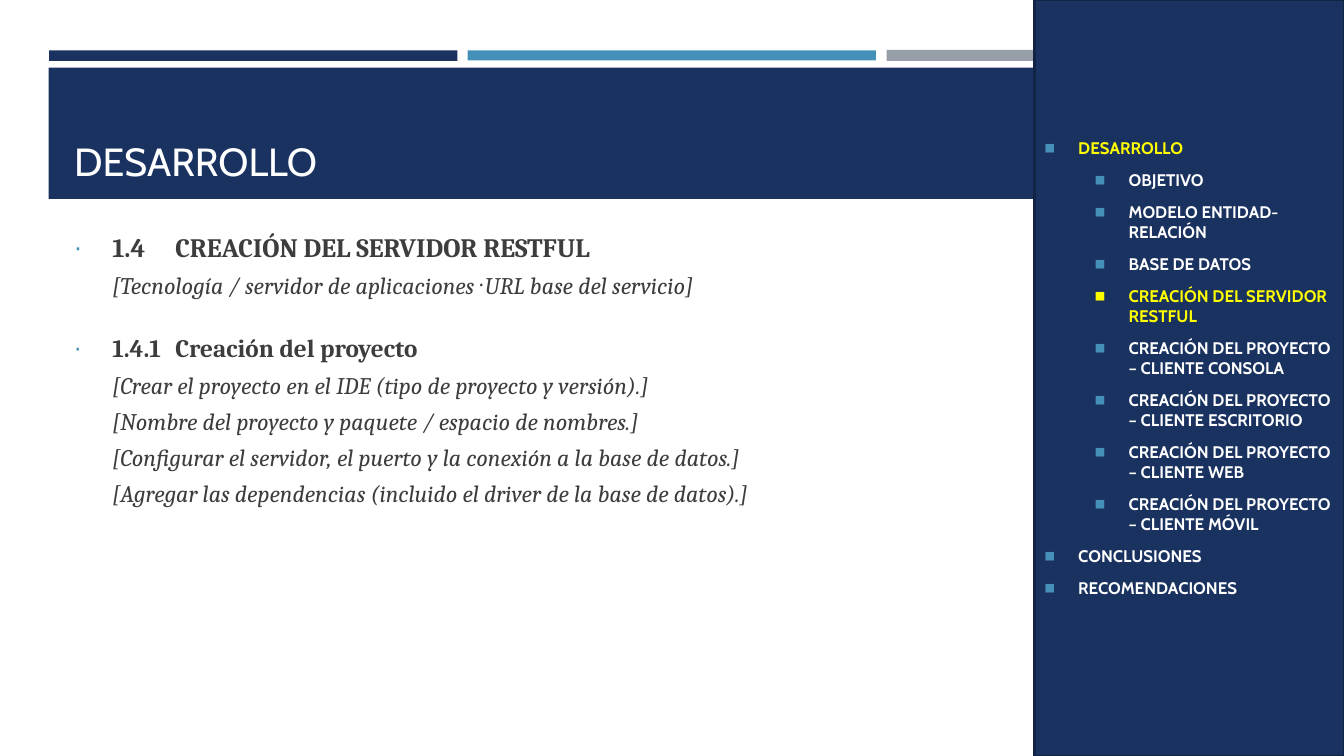
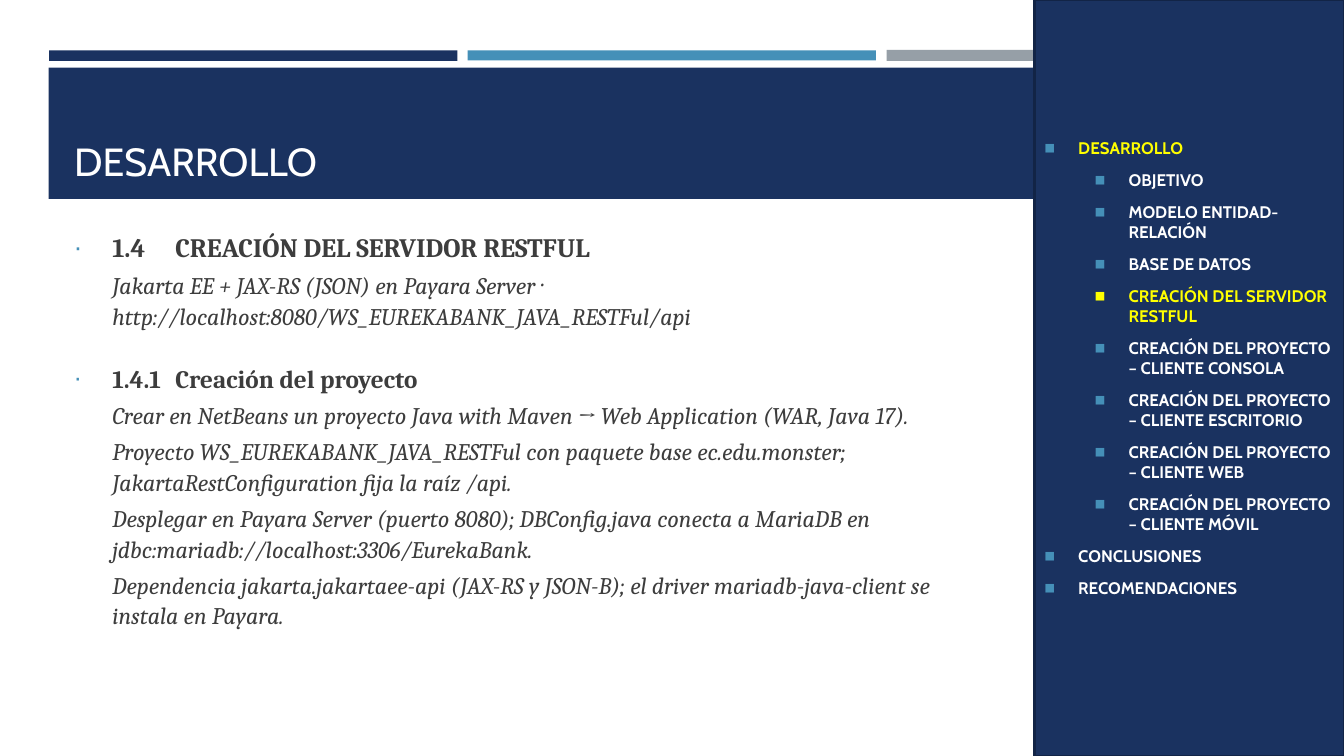
Before and after one commit to IMarcusDev/TI.1.3.-PAO202651_RESTFUL_JAVA_CONBDD_NRC36883_GR04, a slide deck: slide 6 of 05. DOCUMENTACION/PRESENTACION TI.1.3. RESTFUL con BDD en JAVA GR4.pptx. Drawn at 1344x756 pixels with LibreOffice and Linux fonts; fonts in the diff are those of the drawing. Boxes give left, top, right and bottom in pixels: in the first picture for what was removed or moved away, otherwise in the second. Text is boxed around its words. In the diff, an @@ line names an element or a change of style, - is before the commit and + after.

```diff
--- a/05. DOCUMENTACION/PRESENTACION TI.1.3. RESTFUL con BDD en JAVA GR4.pptx
+++ b/05. DOCUMENTACION/PRESENTACION TI.1.3. RESTFUL con BDD en JAVA GR4.pptx
@@ text at box(112, 277, 691, 330): text changed @@
-[Tecnología / servidor de aplicaciones · URL base del servicio]
+Jakarta EE + JAX-RS (JSON) en Payara Server · http://localhost:8080/WS_EUREKABANK_JAVA_RESTFul/api
@@ text at box(112, 407, 930, 629): text changed @@
-[Crear el proyecto en el IDE (tipo de proyecto y versión).]
-[Nombre del proyecto y paquete / espacio de nombres.]
-[Configurar el servidor, el puerto y la conexión a la base de datos.]
-[Agregar las dependencias (incluido el driver de la base de datos).]
+Crear en NetBeans un proyecto Java with Maven → Web Application (WAR, Java 17).
+Proyecto WS_EUREKABANK_JAVA_RESTFul con paquete base ec.edu.monster; JakartaRestConfiguration fija la raíz /api.
+Desplegar en Payara Server (puerto 8080); DBConfig.java conecta a MariaDB en jdbc:mariadb://localhost:3306/EurekaBank.
+Dependencia jakarta.jakartaee-api (JAX-RS y JSON-B); el driver mariadb-java-client se instala en Payara.
```
Also in this commit, not shown: 19 other slides changed, 4 slides added.
